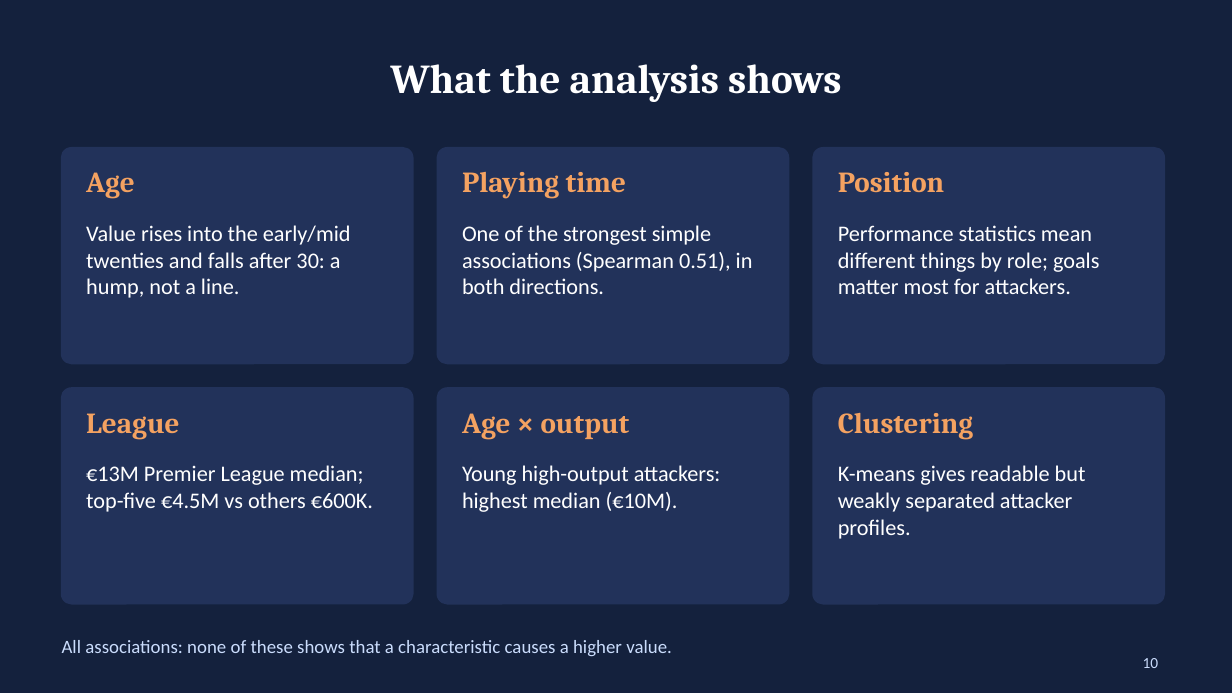
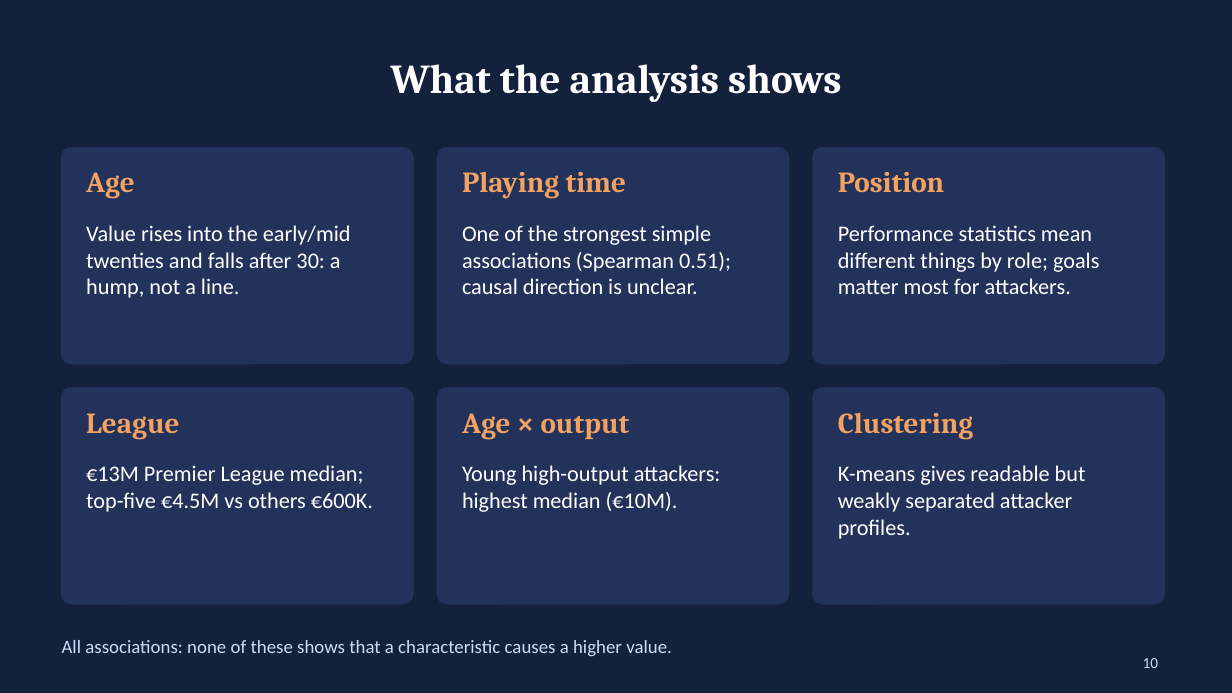
Before and after one commit to niloy-saha-123/DATA400-football-player-market-value-analysis, a slide deck: slide 10 of presentation/DATA400_market_value_presentation.pptx. Drawn at 1232x693 pixels with LibreOffice and Linux fonts; fonts in the diff are those of the drawing. Boxes give left, top, right and bottom in pixels: in the first picture for what was removed or moved away, otherwise in the second. Text is boxed around its words. In the diff, an @@ line names an element or a change of style, - is before the commit and + after.

```diff
--- a/presentation/DATA400_market_value_presentation.pptx
+++ b/presentation/DATA400_market_value_presentation.pptx
@@ text at <box>462,225,731,294</box>: text changed @@
-One of the strongest simple associations (Spearman 0.51), in both directions.
+One of the strongest simple associations (Spearman 0.51); causal direction is unclear.
```
Also in this commit, not shown: 3 other slides changed, 5 other files.
